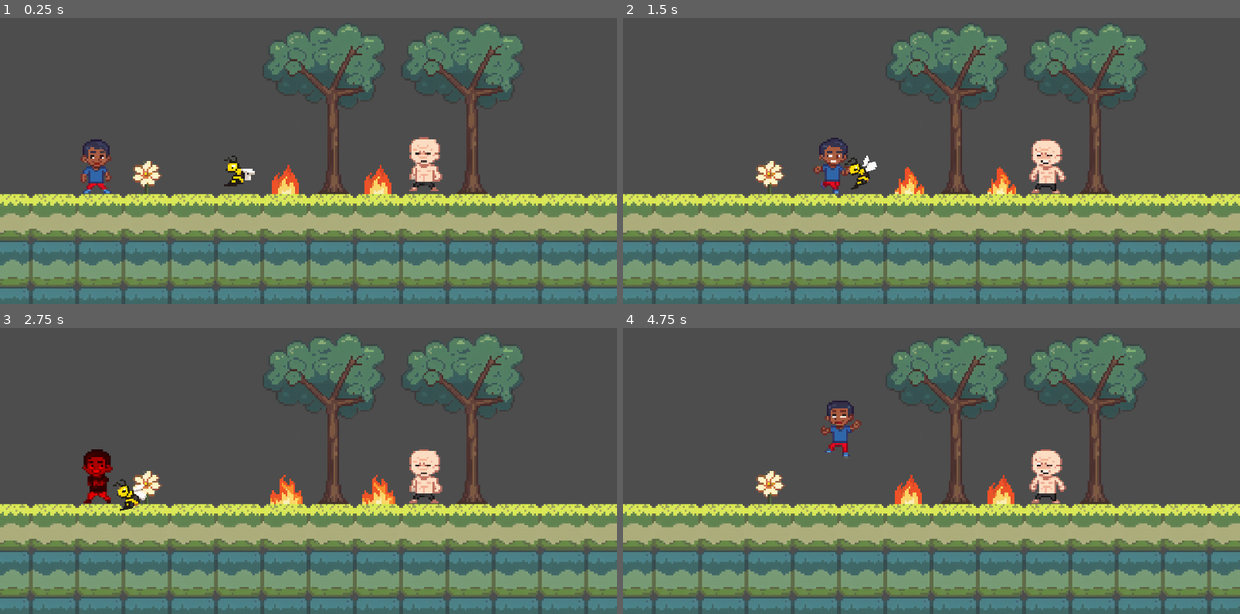
Above: before the commit, frames 1-4 (two rows, left to right).
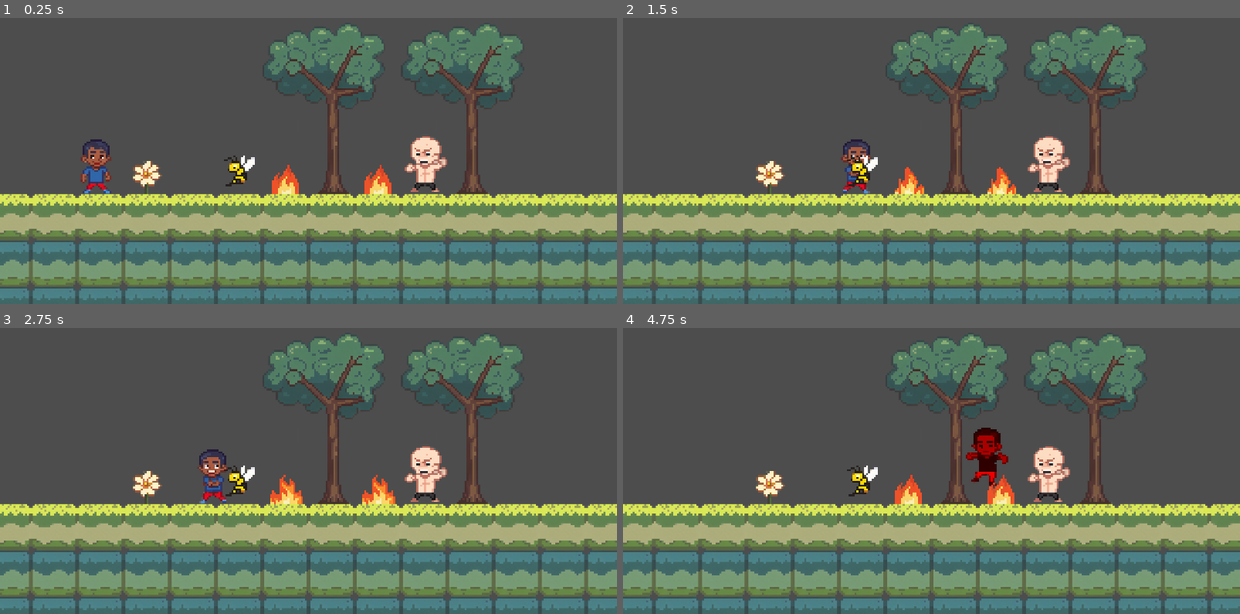
Above: after the commit, the same moments.

Repository: codenergy-dev/maricagamesjam2025_codenergy
Game: Godot game, scene res://scenes/game.tscn
Same seed, same stepped clock (60 frames per second), same inputs: the game is played once before the commit and once after it. The engine's default icon, where the game draws it, is replaced by a stand-in: a white triangle on a blue panel in a dark square.
Inputs:
- Up to frame 1 (0.25 s): no input
- Up to frame 2 (1.5 s): tap Enter (ui_accept) at 0.5, 0.77 s; hold Right (ui_right) from 0.53 s (still down)
- Up to frame 3 (2.75 s): tap Enter (ui_accept) at 1.52 s; release Right (ui_right) at 2.03 s; hold Left (ui_left) from 2.03 s (still down)
- Up to frame 4 (4.75 s): release Left (ui_left) at 2.78 s; hold Right (ui_right) 2.78-4.28 s; tap Enter (ui_accept) at 3.02, 3.77, 4.52 s; hold Left (ui_left) from 4.28 s (still down)

The runs differ from the first frame. In frame 1, 0.7% of the frame differs, in the area x 36-73%, y 41-61%; in frame 2, 1.8%; in frame 3, 2.3%, in the area x 13-73%, y 41-65%; in frame 4, 2.3%.

Commit message:
Export spawn_map from spawn script

Diff:
--- a/godot/scripts/spawn.gd
+++ b/godot/scripts/spawn.gd
@@ -2,10 +2,7 @@
 
 # ...
 # Dicionário mapeia o texto do custom data para a cena
-var enemy_map = {
-	"bald": "res://scenes/enemy.tscn",
-	"bee": "res://scenes/bee.tscn"
-}
+@export var spawn_map: Dictionary[String, PackedScene] = {}
 
 func _ready():
 	await get_tree().process_frame
@@ -18,23 +15,22 @@
 	for cell_coords in used_cells:
 		var tile_data = get_cell_tile_data(cell_coords)
 		if tile_data:
-			var enemy = tile_data.get_custom_data("enemy")
-			if enemy_map.has(enemy):
+			var spawn = tile_data.get_custom_data("spawn")
+			if spawn_map.has(spawn):
 				# 1. Pega o caminho da cena do inimigo
-				var enemy_scene_path = enemy_map[enemy]
-				var enemy_scene = load(enemy_scene_path)
+				var spawn_scene = spawn_map[spawn]
 
-				if enemy_scene:
+				if spawn_scene:
 					# 2. Calcula a posição no mundo para o spawn
 					var spawn_position = to_global(map_to_local(cell_coords))
 
 					# Instancia a cena do inimigo
-					var enemy_instance = enemy_scene.instantiate()
-					enemy_instance.global_position = spawn_position
+					var spawn_instance = spawn_scene.instantiate()
+					spawn_instance.global_position = spawn_position
 
 					# Adiciona o inimigo à cena (como irmão do TileMap, por exemplo)
 					var game = get_tree().get_first_node_in_group("game")
-					game.add_child(enemy_instance)
+					game.add_child(spawn_instance)
 
 					# 3. Apaga o tile marcador para que ele não apareça no jogo
 					set_cell(cell_coords, -1)
